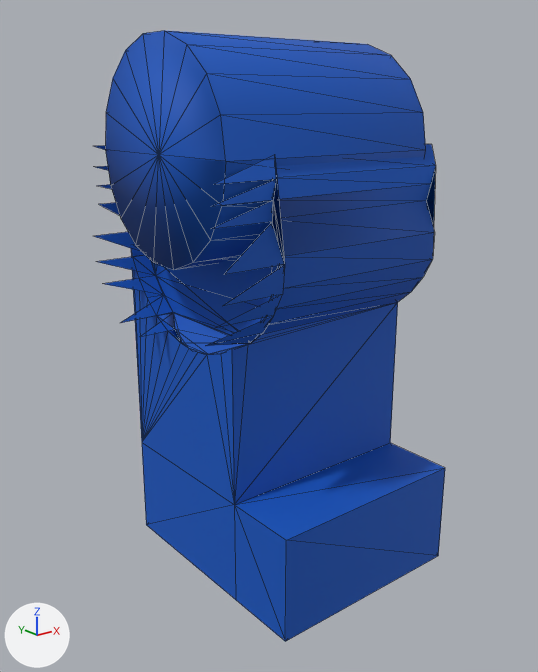
An edit to the glTF model wasm/assets/minifig/lumi/legR.glb, drawn before and after from the same camera.
Before and after are seen from a 50 mm camera at (-0.648, -0.791, 0.059) aimed at (-0.031, -0.02, -0.25). The axes (+X, +Y, +Z) are drawn at lower left. The lights are the same throughout. The picture after the commit comes second. Mesh edges are drawn as thin lines. Vertices at exactly the same position are counted once.

Before the edit, the objects in view are built like this:
```python
me_lumi_legr = bpy.data.meshes.new('lumi_legR')
me_lumi_legr.from_pydata(...)  # 155 vertices, 235 faces; spans x -0.2..0.156, y -0.192..0.156, z -0.589..0.135
# faces by material slot: [163, 72]
me_lumi_legr.materials.append(mat_legs)  # blue #0055bf
me_lumi_legr.materials.append(mat_legs_001)  # blue #0055bf
ob_lumi_legr = bpy.data.objects.new('lumi_legR', me_lumi_legr)
ob_lumi_legr.location = (0.0, 0.0, 0.0)
```
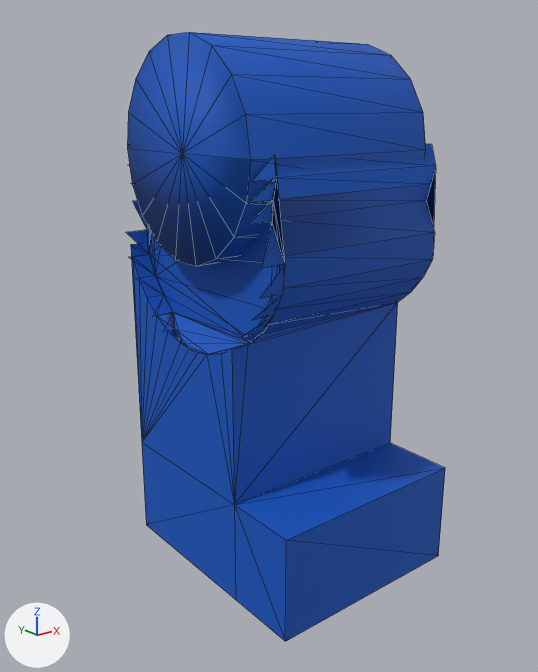
Diff of the bpy script that builds the scene:
```diff
--- a/wasm/assets/minifig/lumi/legR.glb.py
+++ b/wasm/assets/minifig/lumi/legR.glb.py
@@ me_lumi_legr @@
 # used by ob_lumi_legr; location = (0.0, 0.0, 0.0)
-me_lumi_legr.from_pydata(...)  # 155 vertices, 235 faces; spans x -0.2..0.156, y -0.192..0.156, z -0.589..0.135
+me_lumi_legr.from_pydata(...)  # 155 vertices, 235 faces; spans x -0.15..0.156, y -0.192..0.156, z -0.589..0.135
+# me_lumi_legr part 1: all 37 vertices in x -0.2..-0.177, y -0.155..0.155, z -0.25..0.135 are scaled about their middle by (0, 1, 1), then moved by (0.039, 0.0, 0.0)
 me_lumi_legr.materials.append(mat_legs)
```

What differs and where, as boxes (x1, y1, x2, y2) in the pictures (538 x 672 px; the box of a moved part takes in the faces that stretch with it):
'lumi_legR', reshaped (9% narrower)
    before: (94, 30, 445, 642)
    after: (126, 32, 445, 642)
part 1 of me_lumi_legr, moved or reshaped
    before: (94, 30, 426, 346)
    after: (126, 32, 426, 343)
